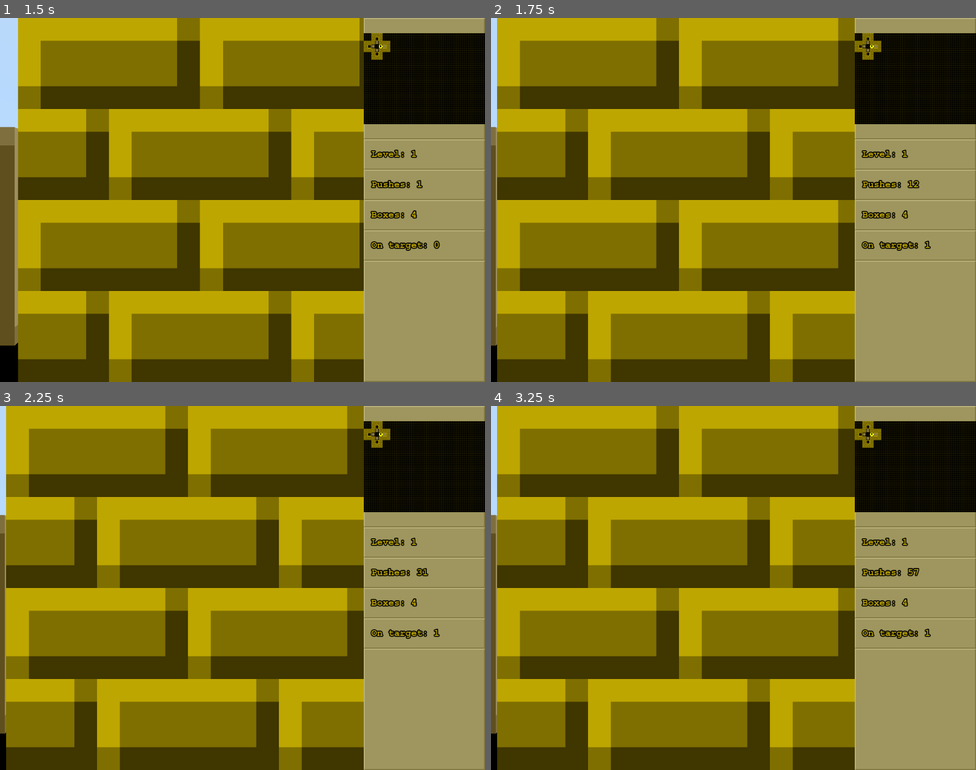
Above: before the commit, frames 1-4 (two rows, left to right).
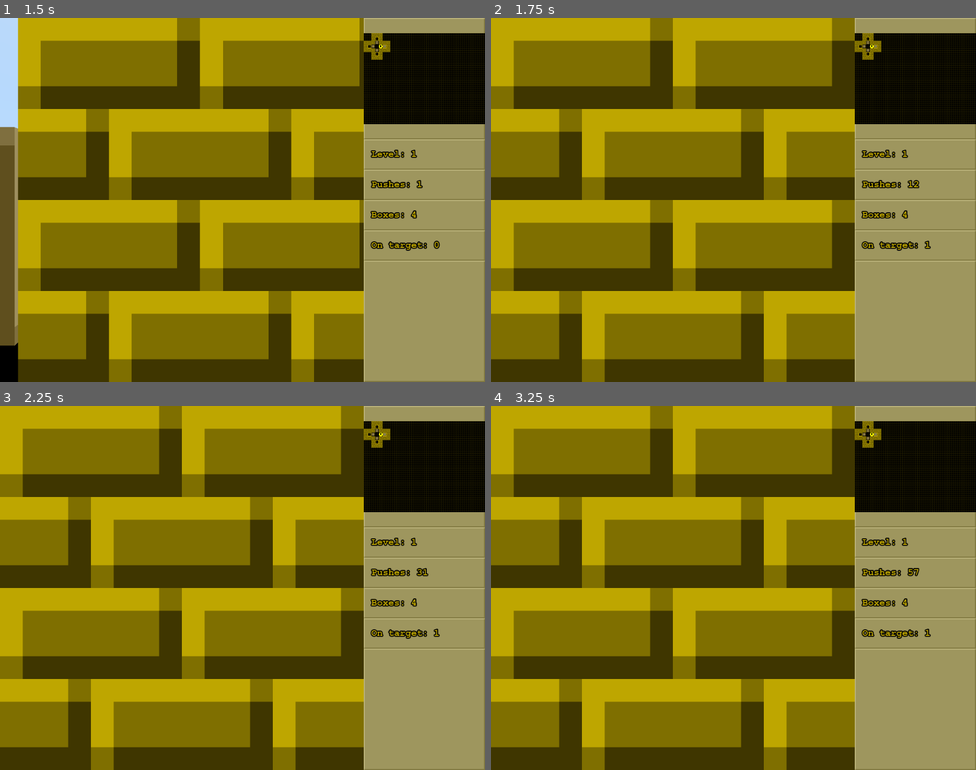
Above: after the commit, the same moments.

Repository: Drachenbauer/3D-Sokoban
Game: Godot game, scene res://scenes/GameWindow.tscn
Two runs of this game, one before a commit and one after it. Both use one fixed random seed, a clock stepped at 60 frames per second and the inputs below.
Inputs:
- Up to frame 1 (1.5 s): hold D 0.53-1.28 s; hold Q 0.53-1.28 s; hold S from 1.28 s (still down); tap E at 1.35 s
- Up to frame 2 (1.75 s): keep holding S
- Up to frame 3 (2.25 s): tap Enter at 2 s; release S at 2.03 s; hold D from 2.03 s (still down); hold Q from 2.03 s (still down)
- Up to frame 4 (3.25 s): tap Space at 2.75 s; release D at 2.78 s; release Q at 2.78 s; hold W from 2.78 s (still down); tap E at 2.85 s

Frame 1 is identical in both runs. In frame 2, 7.3% of the frame differs, in the area x 0-72%, y 0-100%; in frame 3, 7.3%; in frame 4, 7.3%.

Commit message:
rotation bugfix

Diff:
--- a/scenes/Player.tscn
+++ b/scenes/Player.tscn
@@ -26,7 +26,7 @@
 \"E\" : {\"left\" : Vector3(0, 0, -1), \"right\" : Vector3(0, 0, 1), \"up\" : Vector3(1, 0, 0), \"down\" : Vector3(-1, 0, 0)}}
 const STEP_COUNT = 60
 const POS_STEP = 16.0 / STEP_COUNT
-const ROT_STEP = deg2rad(90.0 / STEP_COUNT)
+const ROT_STEP = 90.0 / STEP_COUNT
 
 # Called when the node enters the scene tree for the first time.
 func _ready():
@@ -39,8 +39,6 @@
 	check_controls()
 	step_mov()
 	step_rot()
-	if move:
-		get_tree().get_root().get_node(\"GameWindow/Game\").camera_to_player(translation, rotation)
 
 func check_controls():
 	if !move:
@@ -109,11 +107,11 @@
 			grid.count_boxes_on_target()
 
 		translation = pos
+		get_tree().get_root().get_node(\"GameWindow/Game\").camera_to_player(translation, rotation)
 
 
 func start_rot(key):
 	move = true
-	rot = 0
 	rot_dir = key
 	if rot_dir < 0:
 		orientation.push_front(orientation[3])
@@ -135,6 +133,7 @@
 			rot_dir = 0
 
 		rotation_degrees.y = rot
+		get_tree().get_root().get_node(\"GameWindow/Game\").camera_to_player(translation, rotation)
 "
 
 [sub_resource type="SpatialMaterial" id=12]
